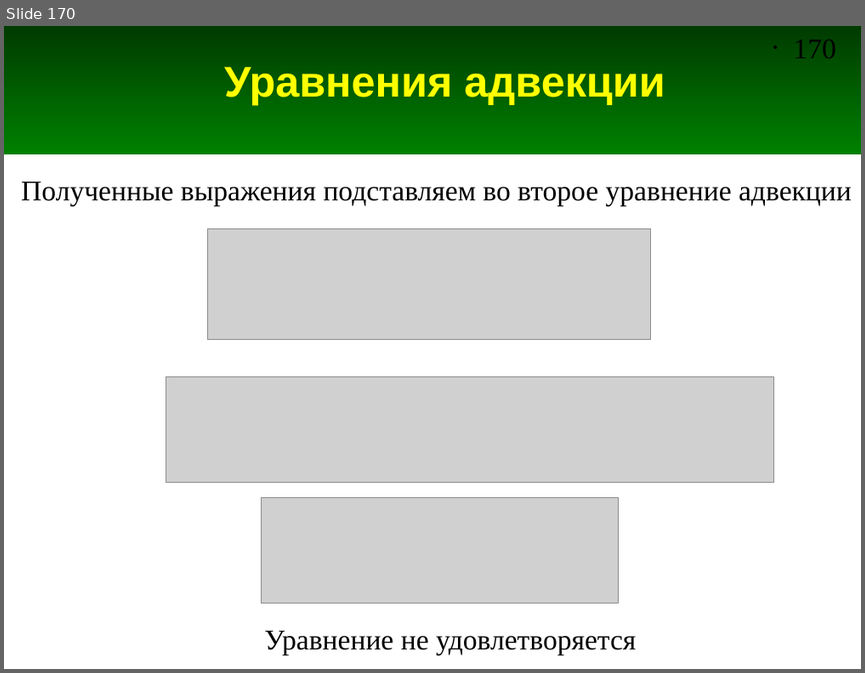
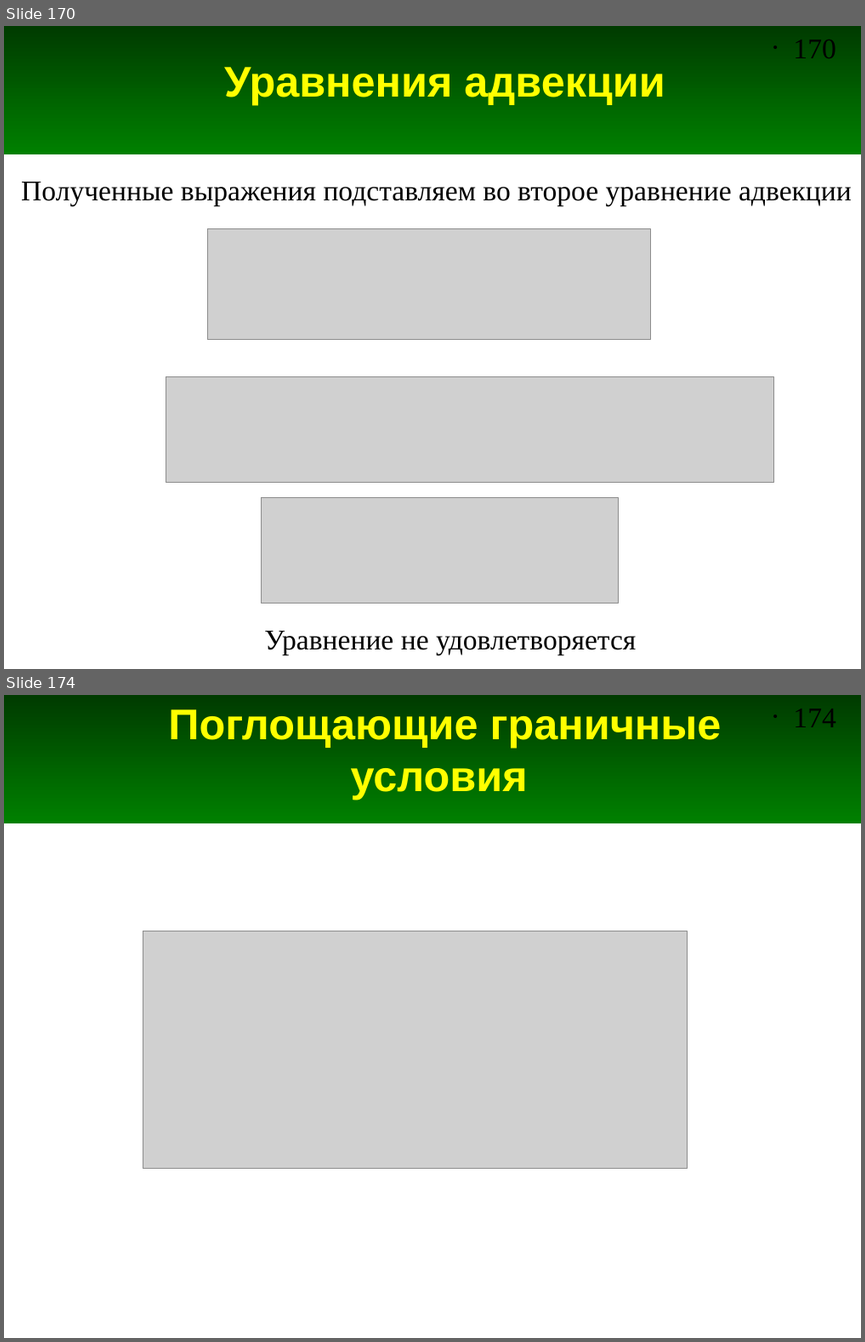
Before and after one commit to andris0147sv/modelling, a slide deck: presentations/2. FDTD.odp. Shown one above the other, each under a label of ours: slide 170 before the commit, slides 170 and 174 after it; the slides between them are not shown. The pictures are 865x673 and 865x1342 pixels, drawn with LibreOffice and Linux fonts; fonts in the diff are those of the drawing; grey boxes stand for pictures. Boxes give left, top, right and bottom in pixels: in the first picture for what was removed or moved away, otherwise in the second. Text is boxed around its words. In the diff, an @@ line names an element or a change of style, - is before the commit and + after.

Commit message:
Добавлены слайды про граинчные условия ABC первого порядка

```diff
--- a/presentations/2. FDTD.odp
+++ b/presentations/2. FDTD.odp
@@ slide 174 added at <box>4,695,861,1338</box>, background #FFFFFF; not listed: 2 template elements that a slide beside it also shows @@
@@ title added at <box>168,709,721,800</box>, 36 pt, text #FFFF00, bold @@
+Поглощающие граничные условия
@@ picture added at <box>143,931,687,1168</box> @@
```
Also in this commit, not shown: 1 slide changed, 8 other slides added, 1 other file.
